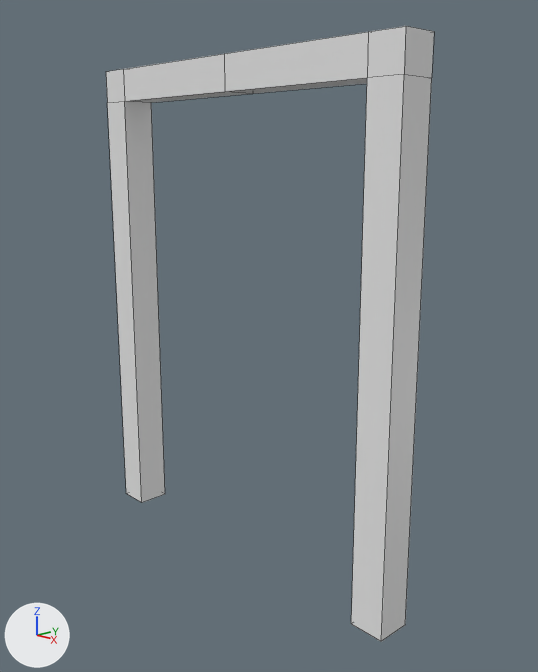
Renders of the Blender file Raw/simple-door.blend from each side of a commit.
Camera for both pictures: a 50 mm lens placed at (5.59, -4.87, 4.16), pointed at (0.22, 0.18, 2.39). Lighting does not change. The marker at lower left points along +X, +Y and +Z. Mesh edges are drawn as thin lines.

The scene before the commit, as lines of its bpy script (objects in view):
```python
me_cube = bpy.data.meshes.new('Cube')
me_cube.from_pydata(...)  # 28 vertices, 26 faces; spans x -11.7..11.7, y -1.0..1.0, z 0.0..2.0
me_cube.materials.append(mat_material)  # white #e7e7e7
ob_cube = bpy.data.objects.new('Cube', me_cube)
ob_cube.location = (0.0, 0.0, 0.0)
ob_cube.scale = (0.175, 0.175, 2.54)
```
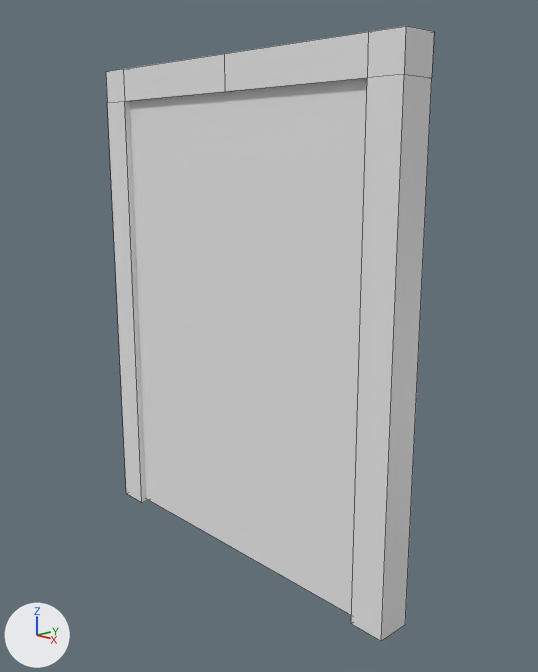
Where the newer file only moved an object's origin or applied its transform, the numbers keep the older frame.

Patch to the scene script:
```diff
--- a/Raw/simple-door.blend.py
+++ b/Raw/simple-door.blend.py
@@ me_cube_001 @@
+me_cube_001.from_pydata(...)  # a box spanning x -1.75..1.71, y -0.11..0.1, z -0.01..4.84
@@ ob_door @@
+ob_door = bpy.data.objects.new('Door', me_cube_001)
+ob_door.location = (0.0, 0.0, 0.03)
+ob_door.scale = (1.0, 1.0, 0.993)
```

Pixel boxes [x1, y1, x2, y2] of what changed, in the pictures (538 x 672 px):
'Door', added: after [130, 79, 367, 615]
